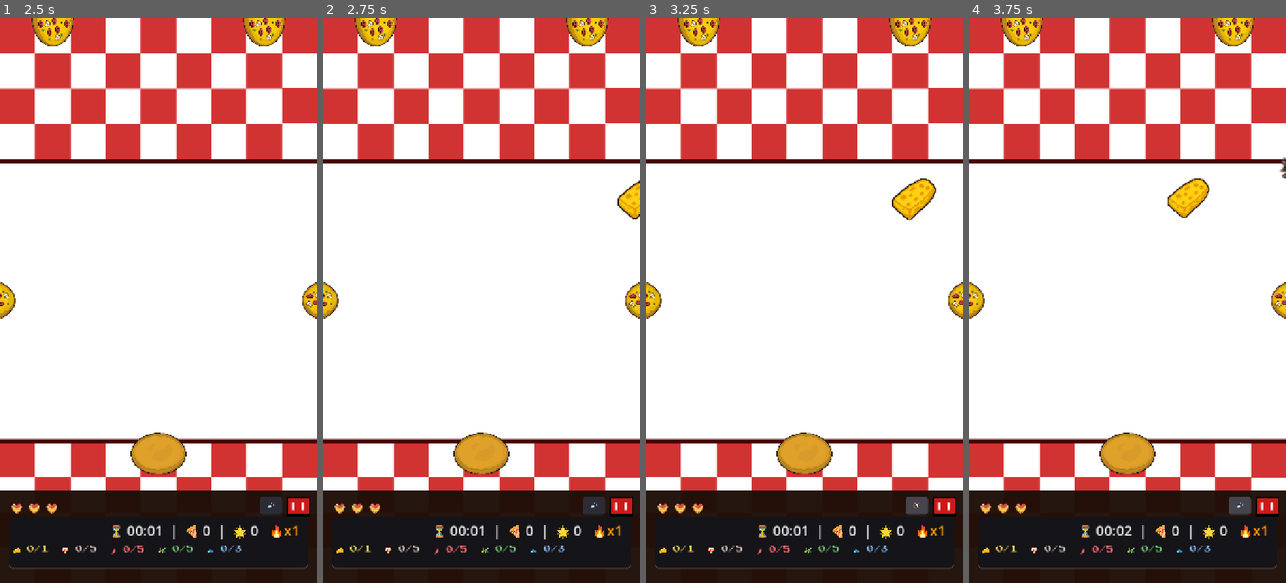
Above: before the commit, frames 1-4 (left to right).
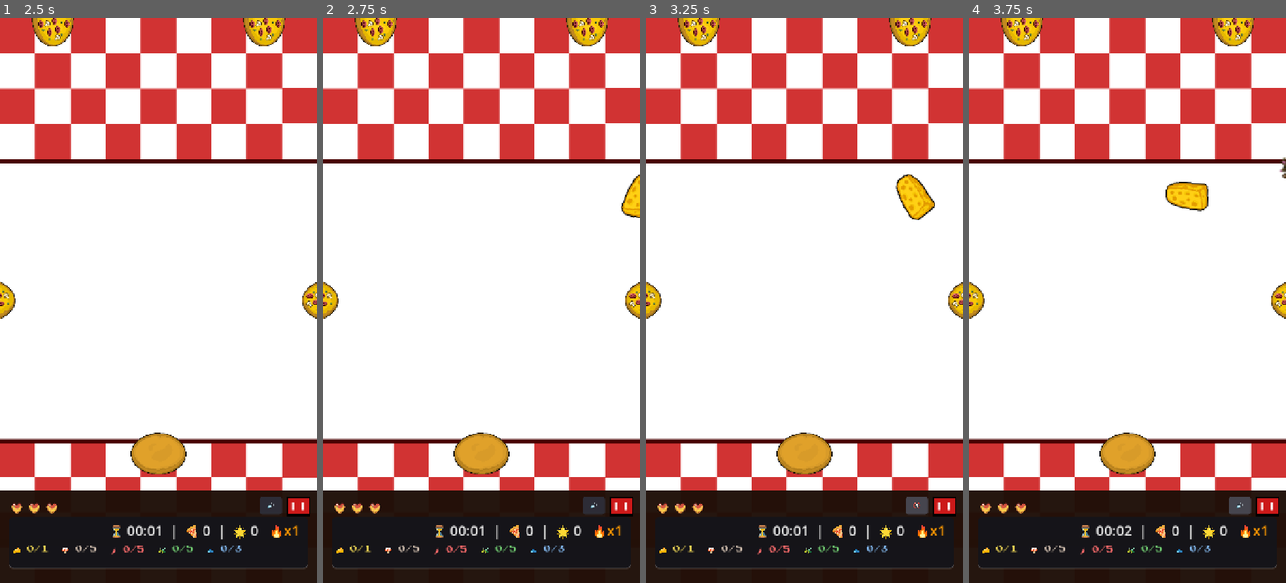
Above: after the commit, the same moments.

Repository: SiraPerriki/Pizza-RatAttack
Game: Godot game, scene res://scenes/Main.tscn
Two runs of this game, one before a commit and one after it. Both use one fixed random seed, a clock stepped at 60 frames per second and the inputs below.
Inputs:
- Up to frame 1 (2.5 s): click "🎮 Iniciar Partida" at 0.5 s; click "||" at 1.25 s; click "▶ Reanudar" at 2 s
- Up to frame 2 (2.75 s): no input
- Up to frame 3 (3.25 s): click "🔊" at 2.75 s
- Up to frame 4 (3.75 s): click "🔇" at 3.5 s

Frame 1 is identical in both runs. In frame 2, 0.3% of the frame differs, in the area x 92-100%, y 27-36%; in frame 3, 0.7%, in the area x 77-92%, y 27-36%; in frame 4, 0.5%.

Commit message:
Modificaciones en la física de la goma-tirachina y en el spawneo final de ratas

Diff:
--- a/project.godot
+++ b/project.godot
@@ -24,6 +24,7 @@
 window/size/viewport_height=1280
 window/size/mode=2
 window/stretch/mode="canvas_items"
+window/handheld/orientation=1
 
 [rendering]
 
--- a/scripts/FloatingPickup.gd
+++ b/scripts/FloatingPickup.gd
@@ -52,6 +52,10 @@
 	var pulse := 1.0 + sin(_time * pulse_speed + _phase * 1.4) * pulse_amount
 	scale = Vector2.ONE * visual_scale * pulse
 
+	# Rotación constante para orgánico
+	var rot_dir = 1.0 if _phase > PI else -1.0
+	rotation += 1.8 * delta * rot_dir
+
 	# Eliminar si sale de pantalla
 	var w := get_viewport_rect().size.x
 	var h := get_viewport_rect().size.y
--- a/scripts/Main.gd
+++ b/scripts/Main.gd
@@ -427,6 +427,7 @@
 		lives -= 1
 		_spawn_floating_text("-1 VIDA!", pos, Color(1, 0.2, 0.2))
 		_show_feedback("!Mordisco de rata!", Color(1, 0.34, 0.34, 1))
+		_refresh_hud() # Update heart visuals immediately
 
 		# Pegar rata a la pizza y teñirla de rojo
 		if is_instance_valid(node_ref) and is_instance_valid(_pizza):
--- a/scripts/Pizza.gd
+++ b/scripts/Pizza.gd
@@ -4,13 +4,13 @@
 signal landed_idle()
 
 @export var launch_power := 12.0
-@export var max_launch_speed := 1400.0
-@export var max_speed := 1800.0
+@export var max_launch_speed := 1550.0
+@export var max_speed := 1900.0
 @export var hold_damping := 0.98
-@export var min_drag_to_launch := 16.0
-@export var min_vertical_drag := 24.0
-@export var max_drag_distance := 260.0
-@export var max_side_drag := 320.0
+@export var min_drag_to_launch := 12.0
+@export var min_vertical_drag := 16.0
+@export var max_drag_distance := 80.0
+@export var max_side_drag := 180.0
 @export var min_up_release_speed := 520.0
 @export var side_launch_scale := 1.15
 @export var max_launch_angle_deg := 76.0
@@ -33,6 +33,7 @@
 var _drag_current_global := Vector2.ZERO
 var _idle_anchor := Vector2.ZERO
 var _returning := false
+var _orientation_rotated := false
 var _return_tween: Tween
 var _used_slot_indices: Array[int] = []
 var _topping_nodes_by_kind := {
@@ -158,6 +159,14 @@
 	_is_sliding_base = false
 	var tension := _drag_current_global.y - _drag_start_global.y
 	var drag_vec := _drag_current_global - _drag_start_global
+
+	# Detectar pulsación rápida para girar 90 grados
+	if drag_vec.length() < 10.0 and tension < 10.0:
+		_toggle_orientation()
+		sling_band.visible = false
+		_start_return_to_idle()
+		return
+
 	if drag_vec.length() < min_drag_to_launch or tension < min_vertical_drag:
 		sling_band.visible = false
 		_start_return_to_idle()
@@ -168,8 +177,29 @@
 	sling_band.visible = false
 
 	var v := _build_release_velocity()
+
+	# Aplicar físicas según la orientación
+	if _orientation_rotated:
+		v *= 1.35      # Más veloz y tenso al estar de lado
+		linear_damp = 0.0
+		angular_velocity = randf_range(10.0, 16.0) * signf(v.x + 0.1)
+	else:
+		v *= 1.0      # Mantiene LA MISMA FÍSICA Y MAGIA QUE ANTES en lanzamiento normal
+		linear_damp = 0.0
+		angular_velocity = randf_range(2.0, 4.0) * signf(v.x + 0.1)
+
 	linear_velocity = v
 	launched.emit()
+
+func _toggle_orientation() -> void:
+	_orientation_rotated = not _orientation_rotated
+	var target_rot = PI/2 if _orientation_rotated else 0.0
+
+	if _return_tween != null and _return_tween.is_running():
+		_return_tween.kill()
+
+	var tw = create_tween()
+	tw.tween_property(self, "rotation", target_rot, 0.15).set_trans(Tween.TRANS_SPRING)
 
 func _screen_to_global(screen_pos: Vector2) -> Vector2:
 	# Convert viewport screen coords -> global canvas coords (works for mouse & touch).
@@ -245,16 +275,22 @@
 	var dx := _idle_anchor.x - from.x
 	var dist := from.distance_to(_idle_anchor)
 	var duration := clampf(0.22 + dist / 850.0, 0.22, 0.55)
-	var extra_rot := (TAU * 0.6) * signf(dx) if absf(dx) > 8.0 else TAU * 0.25
+
+	var target_rot := roundf(rotation / TAU) * TAU
+	if absf(dx) > 20.0:
+		target_rot += TAU * signf(dx)
 
 	_return_tween = create_tween()
 	_return_tween.set_trans(Tween.TRANS_SINE).set_ease(Tween.EASE_OUT)
 	_return_tween.parallel().tween_property(self, "global_position", _idle_anchor, duration)
-	_return_tween.parallel().tween_property(self, "rotation", rotation + extra_rot, duration)
+	_return_tween.parallel().tween_property(self, "rotation", target_rot, duration)
 	_return_tween.finished.connect(func() -> void:
 		_returning = false
+		_orientation_rotated = false
 		_state = STATE_IDLE
 		global_position = _idle_anchor
+		rotation = 0.0
+		linear_damp = 0.0
 		linear_velocity = Vector2.ZERO
 		angular_velocity = 0.0
 		_update_idle_sling_base()
@@ -272,9 +308,12 @@
 		_return_tween.kill()
 	_returning = false
 	_dragging = false
+	_orientation_rotated = false
 	_state = STATE_IDLE
 	freeze = true
 	global_position = _idle_anchor
+	rotation = 0.0
+	linear_damp = 0.0
 	linear_velocity = Vector2.ZERO
 	angular_velocity = 0.0
 	sling_base.visible = true
--- a/scripts/Rat.gd
+++ b/scripts/Rat.gd
@@ -59,16 +59,15 @@
 		return
 
 	if is_vertical:
-		# Movimiento de emboscada desde arriba
+		# Movimiento de emboscada desde arriba (estrictamente cardinal)
 		if position.y > 600:
-			# Curva de escape agresiva para no tocar masa. Hacia la pared más cercana
+			# Escape completamente lateral sin diagonal
 			_y_dir = sign(position.x - (get_viewport_rect().size.x / 2.0))
 			if _y_dir == 0: _y_dir = 1.0
 			position.x += _y_dir * speed * 1.8 * delta
-			position.y += speed * 0.2 * delta
 		else:
 			position.y += speed * _speed_mult * delta
-			position.x += _y_dir * speed * 0.4 * delta # Ligero tambaleo lateral
+
 	else:
 		# Movimiento secuencial escalonado
 		if _seq_state == 0:
@@ -81,36 +80,45 @@
 		_trigger_behavior_event()
 
 func _trigger_behavior_event() -> void:
-	if randf() < 0.20:
+	if randf() < 0.15:
 		_is_paused = true
 		_pause_timer = randf_range(0.18, 0.50)
 		anim.pause()
 		return
 
-	_speed_mult = randf_range(0.55, 1.55)
+	_speed_mult = randf_range(0.5, 1.9)
 
 	if _seq_state == 0: # Si iba lateral
-		if randf() < 0.35 and position.y < 580:
+		var action = randf()
+		if action < 0.25 and position.y < 580:
 			_seq_state = 1 # Bajar unos pasitos
-			_event_timer = randf_range(0.4, 0.9)
+			_event_timer = randf_range(0.5, 1.2)
 			_y_dir = 1.0
-		elif randf() < 0.2 and position.y > 200:
-			_seq_state = 2 # Subir unos pasitos
-			_event_timer = randf_range(0.4, 0.9)
+		elif action < 0.50 and position.y > 100:
+			_seq_state = 2 # Escapar hacia arriba (rat_up)
+			_event_timer = randf_range(0.8, 3.0)
 			_y_dir = -1.0
-		else:
-			_seq_state = 0 # Seguir lateral
+		elif action < 0.65:
+			# Media vuelta
+			direction *= -1
+			_event_timer = randf_range(0.8, 2.0)
+		else:
+			_seq_state = 0 # Seguir lateral normal
 			_event_timer = randf_range(0.8, 2.0)
 			_y_dir = 0.0
 	else:
-		# Tras subir o bajar, vuelve a lateral obligatorio
+		# Tras subir o bajar, vuelve a lateral (quizá dándose la vuelta)
+		if randf() < 0.35:
+			direction *= -1
 		_seq_state = 0
-		_event_timer = randf_range(0.8, 2.5)
+		_event_timer = randf_range(0.5, 2.0)
 		_y_dir = 0.0
 
 func start_panic_mode() -> void:
 	_is_panic = true
-	var angle = randf_range(0, TAU)
+	_is_paused = false
+	var angles = [0.0, PI/2, PI, -PI/2] # Movimiento estrictamente en cruz (no diagonal)
+	var angle = angles[randi() % angles.size()]
 	_panic_velocity = Vector2(cos(angle), sin(angle)) * speed * randf_range(1.4, 3.0)
 	anim.play()
 
@@ -166,11 +174,11 @@
 		vy = _panic_velocity.y
 	elif is_vertical:
 		if position.y > 600:
-			vx = _y_dir * 1.8 # Trazado de escape
-			vy = 0.2
-		else:
-			vx = _y_dir * 0.4
-			vy = 1.0
+			vx = _y_dir * 1.0 # Trazado de escape cardinal horizontal
+			vy = 0.0
+		else:
+			vx = 0.0
+			vy = 1.0 # Trazado vertical cardinal
 	else:
 		vx = float(direction) if _seq_state == 0 else 0.0
 		vy = _y_dir if _seq_state != 0 else 0.0
--- a/scripts/Spawner.gd
+++ b/scripts/Spawner.gd
@@ -76,9 +76,15 @@
 		return
 
 	if _phase == 0:
-		# First phase: cheese + rats.
+		# First phase: cheese + rats. Only one cheese in screen allowed.
+		var has_cheese := false
+		for c in get_children():
+			if c.get("kind") == Globals.ING_CHEESE and not c.is_queued_for_deletion():
+				has_cheese = true
+				break
+
 		var force_cheese := _spawns_since_ingredient >= max_spawns_without_ingredient
-		if not force_cheese and randf() < rat_chance:
+		if has_cheese or (not force_cheese and randf() < rat_chance):
 			_emit_instance(rat_scene)
 			_spawns_since_ingredient += 1
 		else:
Not shown, changed: export_presets.cfg
Not shown, added: pizzasyratas.apk
Not shown, added: pizzasyratas.apk.idsig
